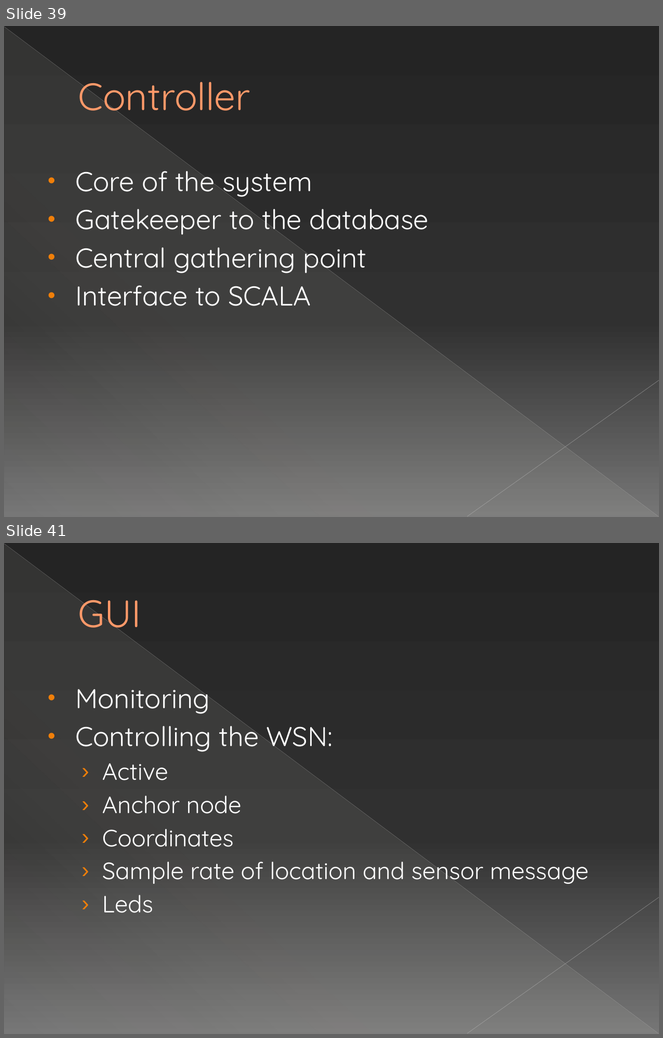
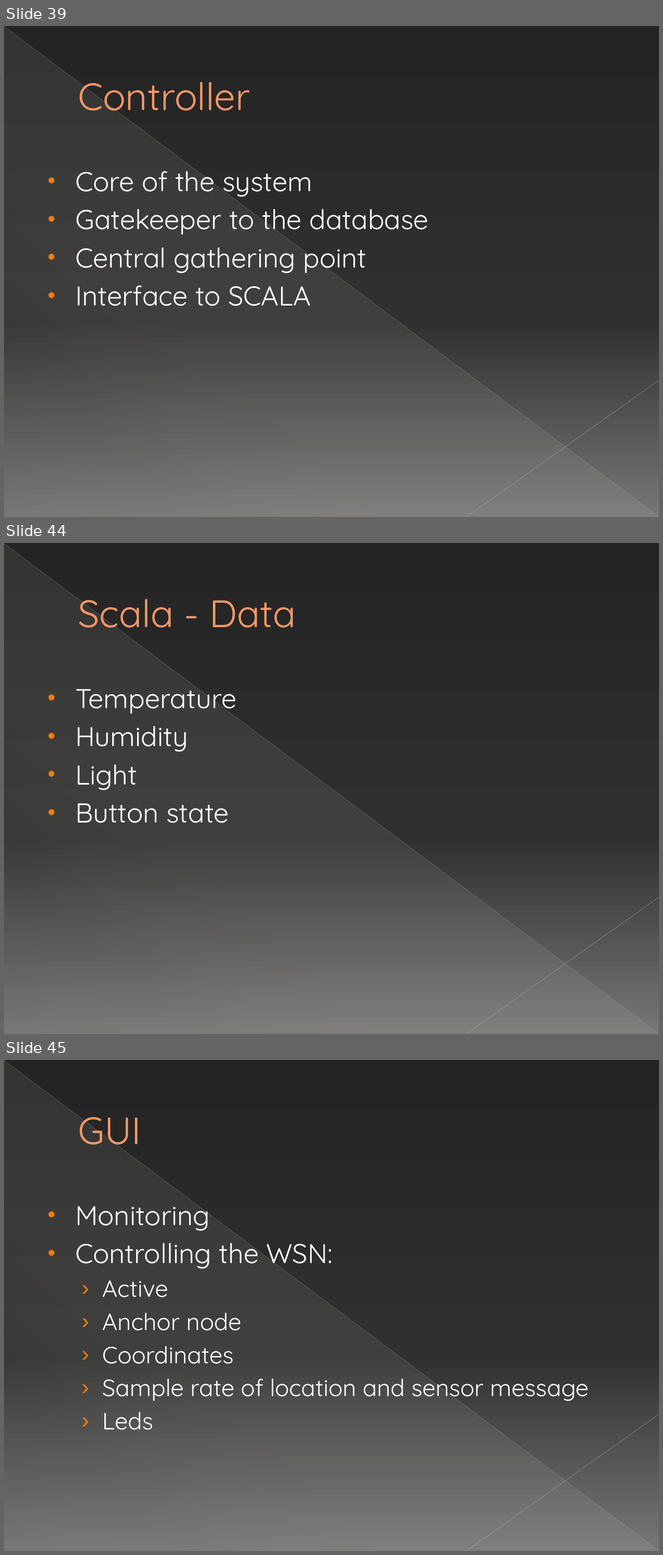
Before and after one commit to michelecorrea3/wsnlocalizationscala, a slide deck: Resources/WSN localization with Senseless framework.pptx. Shown one above the other, each under a label of ours: slides 39 and 41 before the commit, slides 39, 44 and 45 after it; the slides between them are not shown. The pictures are 663x1038 and 663x1555 pixels, drawn with LibreOffice and Linux fonts; fonts in the diff are those of the drawing. Boxes give left, top, right and bottom in pixels: in the first picture for what was removed or moved away, otherwise in the second. Text is boxed around its words. In the diff, an @@ line names an element or a change of style, - is before the commit and + after.

```diff
--- a/Resources/WSN localization with Senseless framework.pptx
+++ b/Resources/WSN localization with Senseless framework.pptx
@@ slide 44 added at (4, 543, 659, 1034), background gradient #242424 to #303030 to #767676; not listed: 3 template elements that a slide beside it also shows @@
@@ title added at (78, 599, 296, 637), 42 pt, text #FF9B6A @@
+Scala - Data
@@ text added at (75, 689, 236, 823), 30 pt, text #FFFFFF @@
+• Temperature
+• Humidity
+• Light
+• Button state
@@ what was slide 41 is now slide 45 @@
```
Also in this commit, not shown: 4 other slides added, 1 slide removed.
